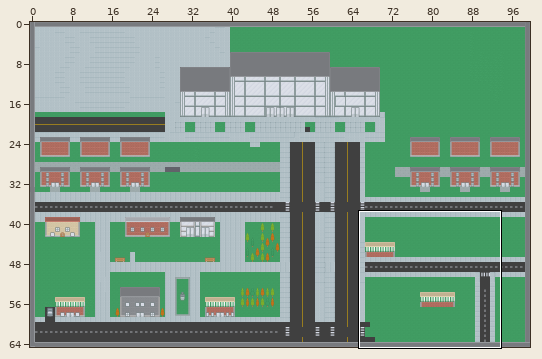
Level history. Tiled map: libgdx/android/assets/house_road.tmx. Above: a wide view before the commit, with the close-up outlined.
Close-up. Before:
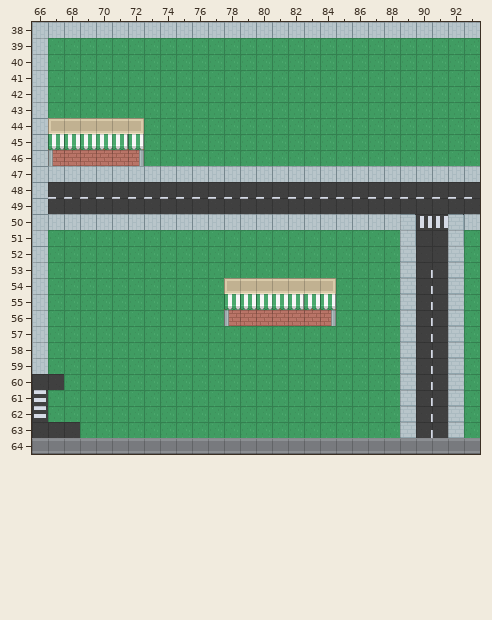
Cells are 16x16 px. Shown: x 66..93, y 38..64. The commit also changed other parts of the map, which this record leaves out.
Once edited:
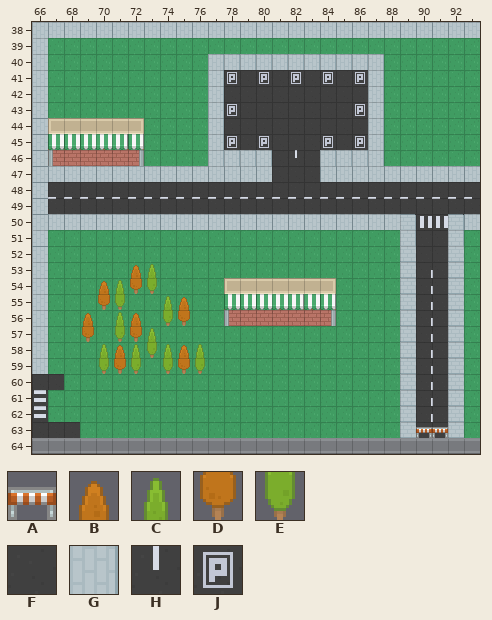
Key: from "roguelikeCity_magenta": A 209, B 402, C 404, D 439, E 441, F 714, G 748, H 749, J 901.
_ is an empty cell.
From old to new:
Layer "Buildings":
y 40: x 77..87 ___________ -> GGGGGGGGGGG
y 41: x 77..87 ___________ -> GJFJFJFJFJG
y 42: x 77..87 ___________ -> GFFFFFFFFFG
y 43: x 77..87 ___________ -> GJFFFFFFFJG
y 44: x 77..87 ___________ -> GFFFFFFFFFG
y 45: x 77..87 ___________ -> GJFJFFFJFJG
y 46: x 77..87 ___________ -> GGGGFHFGGGG
y 47: x 81..83 ___ -> FFF
y 53: x 72..73 __ -> BC
y 54: x 70..73 ____ -> BCDE
y 55: x 70..71 __ -> DE; x 74..75 __ -> CB
y 56: x 69 _ -> B; x 71..72 __ -> CB; x 74..75 __ -> ED
y 57: x 69 _ -> D; x 71..73 ___ -> EDC
y 58: x 70..76 _______ -> CBCECBC
y 59: x 70..72 ___ -> EDE; x 74..76 ___ -> EDE
y 63: x 90..91 __ -> AA
Where, in picture pixels (left, top, right, bottom), the same in both close-ups:
added: (208, 54, 384, 182)
added: (82, 264, 205, 374)
added: (416, 427, 448, 438)
